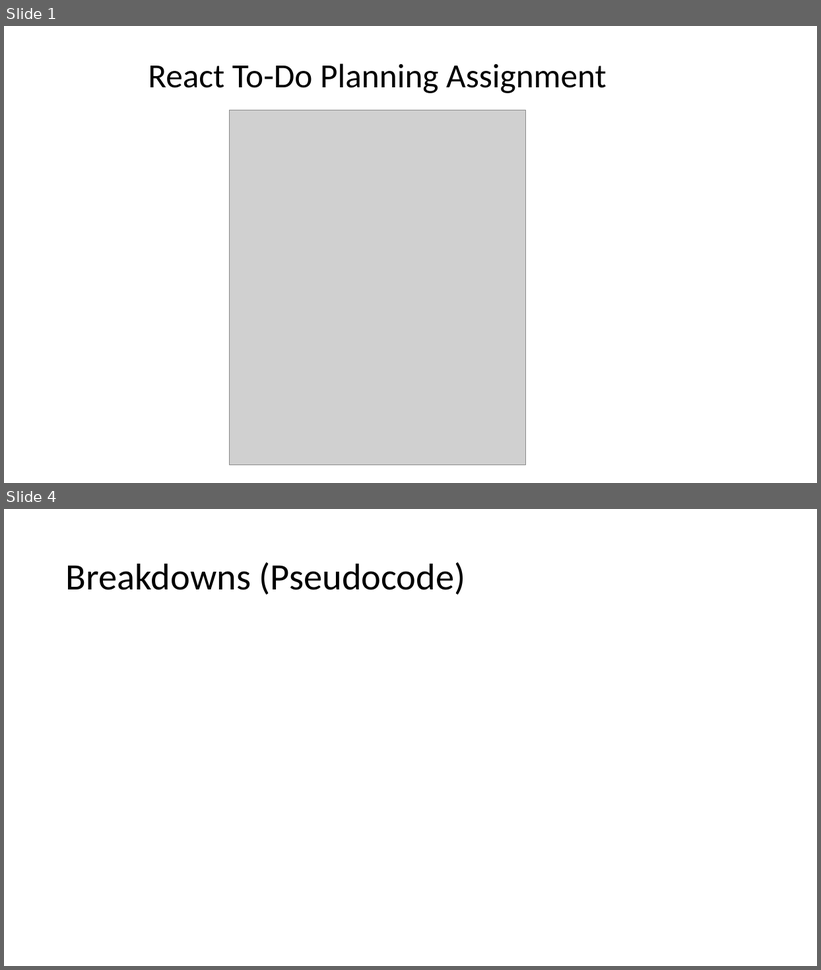
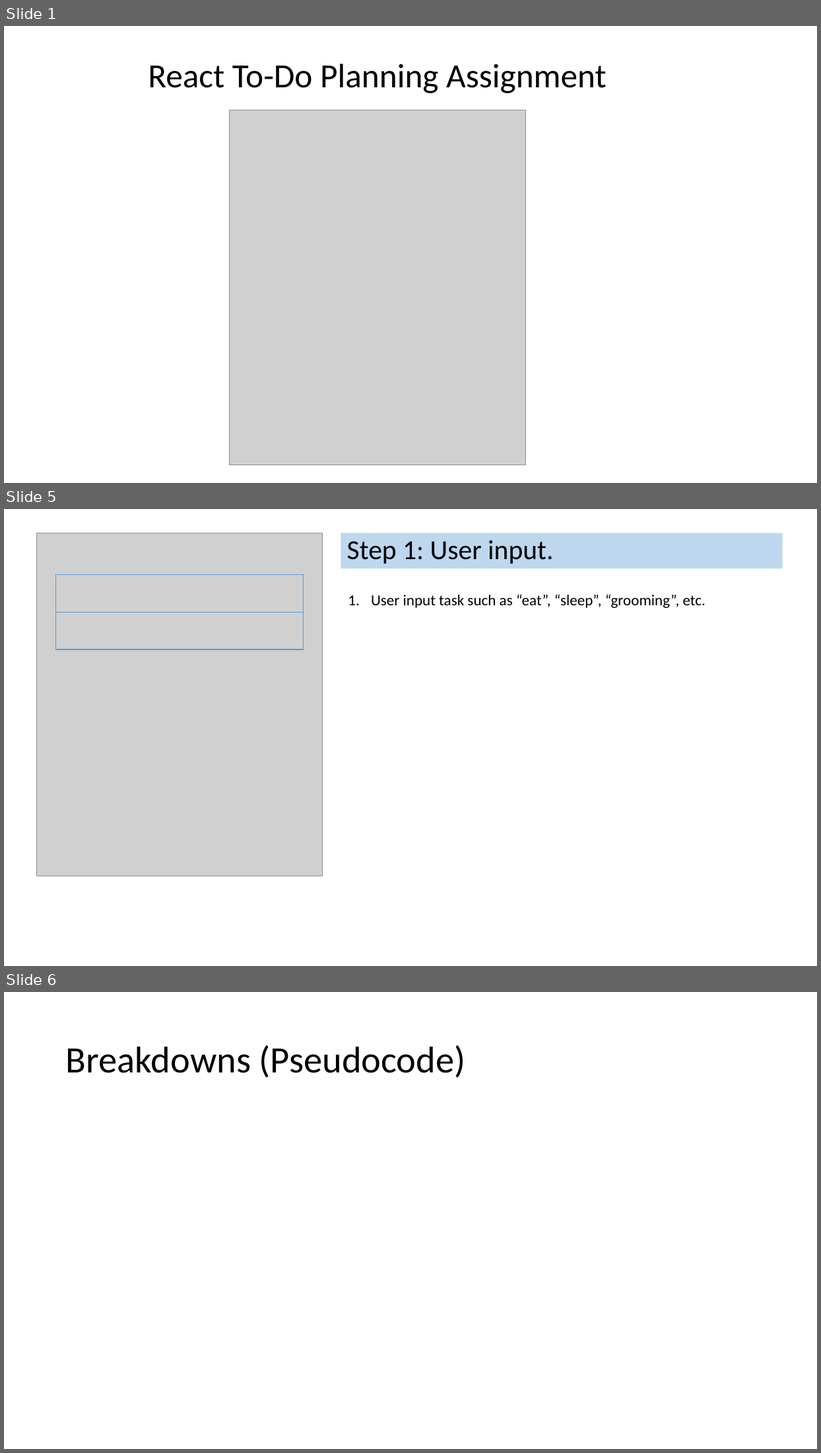
Before and after one commit to jia-von/react-app-planning-assignment, a slide deck: To-Do-App-Illustrations/React To-Do Planning Assignment.pptx. Shown one above the other, each under a label of ours: slides 1 and 4 before the commit, slides 1, 5 and 6 after it; the slides between them are not shown. The pictures are 821x970 and 821x1453 pixels, drawn with LibreOffice and Linux fonts; fonts in the diff are those of the drawing; grey boxes stand for pictures. Boxes give left, top, right and bottom in pixels: in the first picture for what was removed or moved away, otherwise in the second. Text is boxed around its words. In the diff, an @@ line names an element or a change of style, - is before the commit and + after.

```diff
--- a/To-Do-App-Illustrations/React To-Do Planning Assignment.pptx
+++ b/To-Do-App-Illustrations/React To-Do Planning Assignment.pptx
@@ slide 5 added at <box>4,509,817,966</box>, background #FFFFFF @@
@@ picture added at <box>36,533,322,877</box> @@
@@ title added at <box>341,533,782,568</box>, fill #BDD7EE, 32.4 pt, text #000000 @@
+Step 1: User input.
@@ rectangle added at <box>56,575,304,612</box>, outline #5B9BD5 1 pt @@
@@ text added at <box>371,594,706,608</box>, 18 pt, text #000000 @@
+1. User input task such as “eat”, “sleep”, “grooming”, etc.
@@ rectangle added at <box>56,612,304,650</box>, outline #5B9BD5 1 pt @@
@@ what was slide 4 is now slide 6 @@
```
Also in this commit, not shown: 1 slide changed, 2 other slides added, 1 slide removed, 2 other files.
